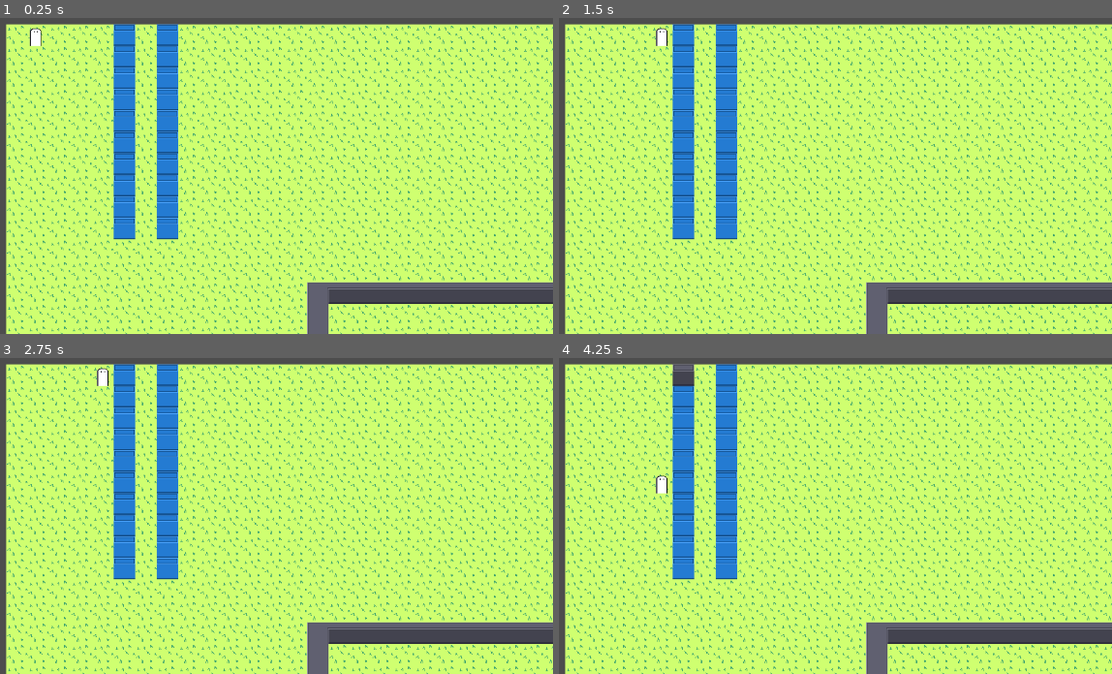
Above: before the commit, frames 1-4 (two rows, left to right).
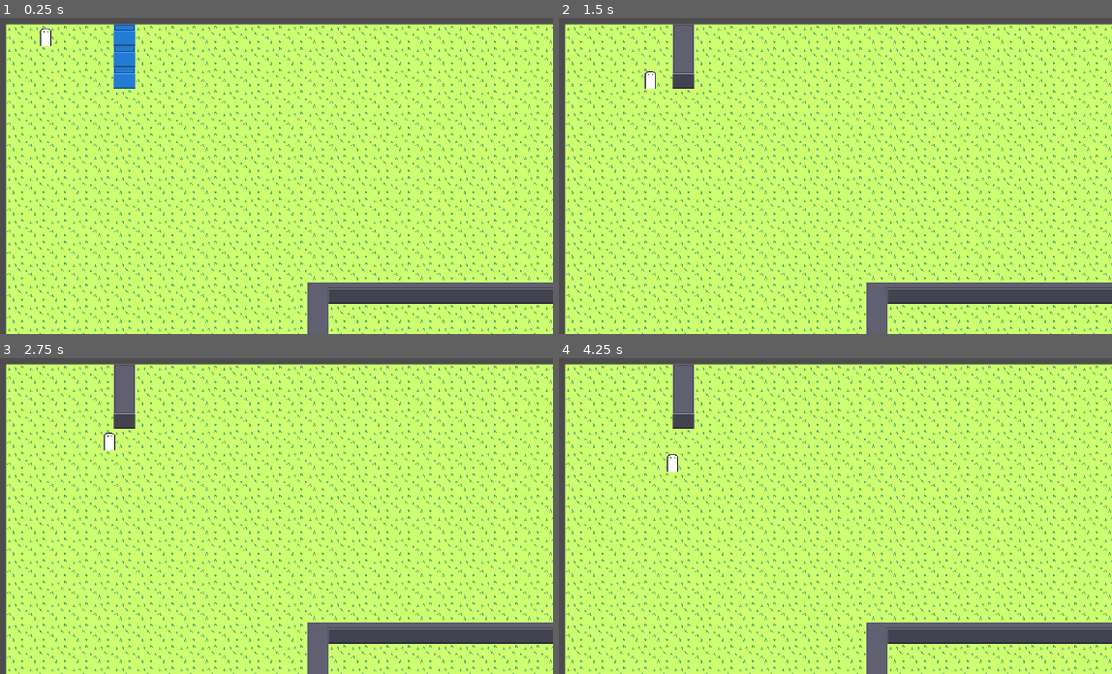
Above: after the commit, the same moments.

Repository: PriestOfFerns/Generic-Colony-Sim
Game: Godot game, scene res://Scenes/Main.tscn
Same seed, same stepped clock (60 frames per second), same inputs: the game is played once before the commit and once after it.
Inputs:
- Up to frame 1 (0.25 s): no input
- Up to frame 2 (1.5 s): no input
- Up to frame 3 (2.75 s): no input
- Up to frame 4 (4.25 s): no input

The runs differ from the first frame. In frame 1, 4.8% of the frame differs, in the area x 5-33%, y 1-71%; in frame 2, 5.6%, in the area x 15-33%, y 1-71%; in frame 3, 5.6%; in frame 4, 5.5%.

Commit message:
:art: Remake entirety of the colonistManager

Diff:
--- a/Scripts/BuildManager.gd
+++ b/Scripts/BuildManager.gd
@@ -7,9 +7,9 @@
 
 
 func _ready():
-	for x in range(10):
+	for x in range(3):
 		createBuild(WallBuild,Vector2i(5,x))
-		createBuild(WallBuild,Vector2i(7,x))
+
 	pass # Replace with function body.
 
 
--- a/Scripts/Classes/Colonist.gd
+++ b/Scripts/Classes/Colonist.gd
@@ -7,6 +7,7 @@
 var was
 var target
 var job
+var path
 
 
 # Called when the node enters the scene tree for the first time.
--- a/Scripts/ColonistManager.gd
+++ b/Scripts/ColonistManager.gd
@@ -9,59 +9,73 @@
 @onready
 var pathFinder = $"%Pathfinder"
 @onready
-var builds = $"%BuildManager/Builds"
+var buildingHolder = $"%BuildManager/Builds"
 
 
 func _ready():
 	make_colonist("Dave",Vector2(16,16))
 
+var update = 0
+
+
+
+func shouldBuild(colonist):
+	var jobs = []
+	for building in buildingHolder.get_children():
+		if (building.built == false and building.inProcess == false):
+			var tempJob = BuildJob.new()
+			tempJob.building = building
+			tempJob.genPath(colonist,pathFinder,tileMaster)
+			jobs.append(tempJob)
+	var min_path = 9223372036854775807
+	var finalJob
+	for job in jobs:
+		if len(job.path) > 0 and len(job.path)<min_path:
+			finalJob = job
+			min_path = len(job.path)
+	if (finalJob):
+		colonist.job=finalJob
+		return true
+	return false
+
+func shouldWander(colonist):
+	var job = WanderJob.new()
+	var try = job.genPath(colonist,pathFinder,tileMaster)
+	if (try):
+		colonist.job = job
+		return true
+	return false
 
 func _physics_process(delta):
 	for colonist in colonistHolder.get_children():
+		if colonist.walkProgress != 0:
+			lerpColonist(colonist,colonist.target,delta)
+		else:
+			var not_stuck = true
+			if shouldBuild(colonist): pass
+			elif shouldWander(colonist): pass
+			else: not_stuck = false
 
-		if (colonist.job==null):
-			for build in builds.get_children():
-				if build.inProcess == false and build.built == false:
-					var buildJ = BuildJob.new()
-					buildJ.building = build
-					colonist.job = buildJ
-					return
-
-			var wander = WanderJob.new()
-			colonist.job = wander
+			if not_stuck:
+				var response = colonist.job.tick(colonist,hasReached(colonist),pathFinder,tileMaster)
+				if response[0]=="done":
+					colonist.job = null
+				elif response[0]=="goto":
+					var goto = Vector2(response[1].x*32+16,response[1].y*32+16)
+					colonist.target = goto
+					colonist.was = colonist.position
+					colonist.walkProgress = 1
 
 
-		else:
-			if (colonist.target):
-				if (colonist.walkProgress<50):
-					colonist.walkProgress+=delta*200
-					colonist.position = colonist.was.lerp(colonist.target,colonist.walkProgress/50)
-				else:
-					colonist.target = null
-					colonist.was = null
-					colonist.walkProgress=0
-			else:
 
-				var reached = false
-				if (colonist.job.target != null and tileMaster.to_tile(colonist.position) == colonist.job.target): reached = true
+func hasReached(colonist):
+	return colonist.job.target==tileMaster.to_tile(colonist.position)
 
-				var result = colonist.job.tick(colonist, reached,pathFinder,tileMaster)
-				if result:
-					var path = pathFinder.gen_path(tileMaster.to_tile(colonist.position),result)
-					if (path and len(path)>1):
-
-						colonist.target = Vector2(path[1].x*32+16,path[1].y*32+16)
-						colonist.was = colonist.position
-
-						if (colonist.target.x<colonist.was.x):
-							colonist.flip_h = true
-						else:
-							colonist.flip_h = false
-
-				else:
-					colonist.job = null
-
-
+func lerpColonist(colonist, toBe,t):
+	colonist.walkProgress+=300*t
+	colonist.position = colonist.was.lerp(toBe,colonist.walkProgress/50)
+	if colonist.walkProgress >= 50:
+		colonist.walkProgress = 0.00
 
 
 func get_id():
--- a/Scripts/Jobs/BuildJob.gd
+++ b/Scripts/Jobs/BuildJob.gd
@@ -8,38 +8,35 @@
 
 
 func _init():
-	priority=2
 	type="Build"
 
 
+func genPath(colonist, pathfinder, tilemaster):
+	var possiblePaths = []
+	for x in [Vector2i(1,0),Vector2i(-1,0),Vector2i(0,1),Vector2i(0,-1)]:
+		var next = building.position + x
+		if pathfinder.is_valid(next):
+			possiblePaths.append([next,pathfinder.gen_path(tilemaster.to_tile(colonist.position),next)])
+	if len(possiblePaths)>0:
+		var min_path = 9223372036854775807
+		var choice
+		for x in possiblePaths:
+			if len(x[1]) < min_path:
+				min_path = len(x[1])
+				choice = x
+		target = choice[0]
+		path = choice[1]
+
 func tick(colonist, reached, pathfinder, tilemaster):
 	if target==null:
-		var possiblePaths = []
-		for x in [Vector2i(1,0),Vector2i(-1,0),Vector2i(0,1),Vector2i(0,-1)]:
-			var next = building.position + x
-			if pathfinder.is_valid(next):
-				possiblePaths.append([next,len(pathfinder.gen_path(tilemaster.to_tile(colonist.position),next))])
-		if len(possiblePaths)>0:
-			var min = 999
-			var choice
-			for x in possiblePaths:
-				if x[1]<min:
-					min = x[1]
-					choice = x[0]
-			target = choice
-
-		else:
-			return false
-
+		genPath(colonist, pathfinder, tilemaster)
 
 	if (reached):
 		if (building.buildProgress>=building.buildNeeded):
 			building.on_build(tilemaster)
 			building.built=true
 			pathfinder.gen_map()
-			return false
-		building.buildProgress+=1
-
-
-
-	return target
+			return ["done"]
+		building.buildProgress+=20
+	else: return ["goto",path[1]]
+	return ["wait"]
--- a/Scripts/Jobs/Job.gd
+++ b/Scripts/Jobs/Job.gd
@@ -3,8 +3,10 @@
 var type = ""
 
 var target
+var path = []
+var pathProgress = 0
+var update = 0
 
-var priority = 0
 
 func tick(colonist, reached, pathfinder, tilemaster):
 	pass
--- a/Scripts/Jobs/WanderJob.gd
+++ b/Scripts/Jobs/WanderJob.gd
@@ -6,13 +6,24 @@
 func _init():
 	type="Wander"
 
+func genPath(colonist, pathfinder, tilemaster):
+	target = Vector2i(-1,-1)
+	path = []
+	var try = 0
+
+	while !pathfinder.is_valid(target) or len(path) == 0:
+		target = tilemaster.to_tile(colonist.position)+Vector2i(rng.randi_range(-3,3),rng.randi_range(-3,3))
+		path = pathfinder.gen_path(tilemaster.to_tile(colonist.position),target)
+		try+=1
+		if try > 20:
+			return false
+		rng.randomize()
+	return true
+
 func tick(colonist, reached, pathfinder, tilemaster):
 	if target == null:
-		target = Vector2i(-1,-1)
-		while !pathfinder.is_valid(target):
-			target = tilemaster.to_tile(colonist.position)+Vector2i(rng.randi_range(-3,3),rng.randi_range(-3,3))
-			rng.randomize()
-	if reached:
-		return false
+		genPath(colonist, pathfinder, tilemaster)
+	if reached or len(path)<2:
+		return ["done"]
 
-	return target
+	return ["goto",path[1]]
--- a/Scripts/Pathfinder.gd
+++ b/Scripts/Pathfinder.gd
@@ -9,6 +9,8 @@
 var sizeX = 0
 @export
 var sizeY = 0
+
+var update = 0
 
 var do_update = false
 
@@ -38,6 +40,7 @@
 	return Vector2i(id%sizeX,id/sizeX)
 
 func gen_map():
+	update+=1
 	astar.clear()
 	for y in range(sizeY):
 		for x in range(sizeX):
